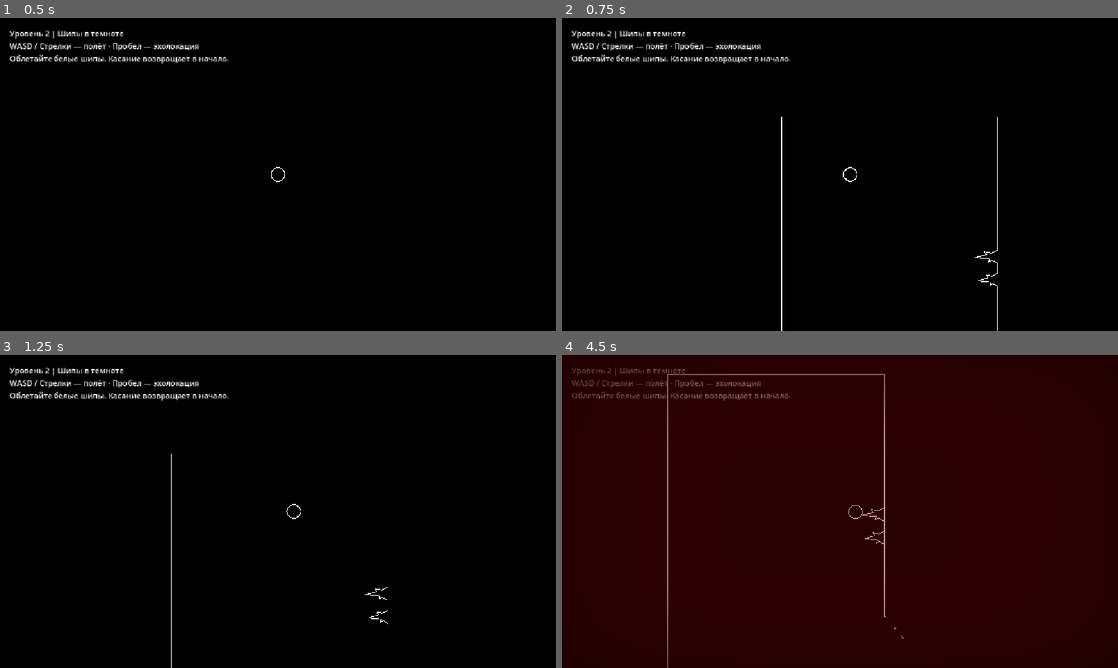
Above: before the commit, frames 1-4 (two rows, left to right).
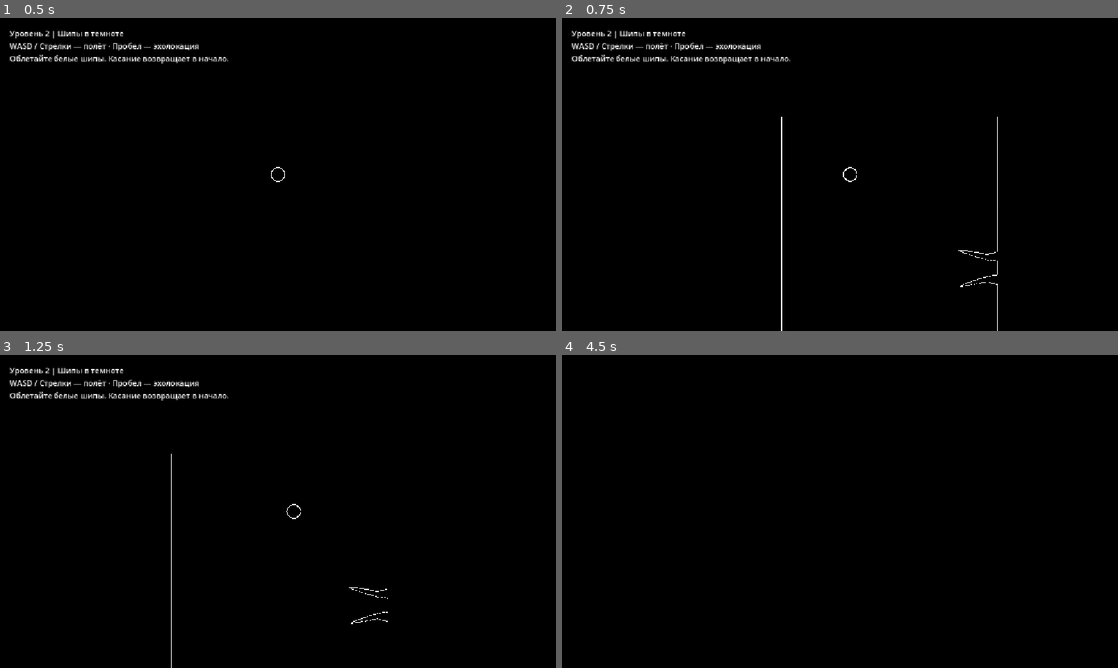
Above: after the commit, the same moments.

Repository: zhivushko/I-m_a_Bat
Game: Godot game, scene res://scenes/level/level_2.tscn
The game is run twice, just before and just after one commit, with the same random seed, the same clock (stepped at 60 frames per second) and the same inputs. This scene is started directly instead of the project's main scene.
Inputs:
- Up to frame 1 (0.5 s): no input
- Up to frame 2 (0.75 s): tap Enter (ui_accept) at 0.5 s; hold Right (ui_right) from 0.53 s (still down); hold Space from 0.53 s (still down)
- Up to frame 3 (1.25 s): keep holding Right (ui_right); keep holding Space; tap Enter (ui_accept) at 0.77, 1.07 s
- Up to frame 4 (4.5 s): release Right (ui_right) at 1.28 s; release Space at 1.28 s; hold Down (ui_down) 1.28-2.03 s; tap Space at 1.35, 2.85, 4.35 s; tap Enter (ui_accept) at 1.52, 1.82, 3.02, 3.32, 3.5, 3.77, 4.07, 4.25 s; hold Right (ui_right) 2.03-2.78 s; hold Space 2.03-2.78 s; hold Up (ui_up) 2.78-3.53 s; hold Space 3.53-4.28 s; hold Left (ui_left) from 3.53 s (still down)

Frame 1 is identical in both runs. In frame 2, 0.1% of the frame differs, in the area x 71-79%, y 74-86%; in frame 3, less than 0.1%; in frame 4, 100%, in the area x 0-100%, y 0-100%.

Commit message:
feat: reshape spikes as slender curved stalactites

Diff:
--- a/scenes/level/level_2.tscn
+++ b/scenes/level/level_2.tscn
@@ -41,21 +41,21 @@
 polygon_points = PackedVector2Array(-30, -400, 30, -400, 30, 400, -30, 400)
 
 [node name="UpperPartition" parent="Walls" instance=ExtResource("5_wall")]
-position = Vector2(545, 310)
-polygon_points = PackedVector2Array(-35, -250, 35, -250, 35, 250, -35, 250)
+position = Vector2(545, 285)
+polygon_points = PackedVector2Array(-35, -225, 35, -225, 35, 225, -35, 225)
 
 [node name="LowerPartition" parent="Walls" instance=ExtResource("5_wall")]
-position = Vector2(905, 500)
-polygon_points = PackedVector2Array(-35, -240, 35, -240, 35, 240, -35, 240)
+position = Vector2(905, 530)
+polygon_points = PackedVector2Array(-35, -210, 35, -210, 35, 210, -35, 210)
 
 [node name="FirstPassageCeilingSpike" parent="Walls" instance=ExtResource("6_spike")]
-position = Vector2(545, 560)
+position = Vector2(545, 510)
 rotation = 3.1415927
-scale = Vector2(1.458333, 1)
+scale = Vector2(1.1, 1)
 
 [node name="FirstPassageFloorSpike1" parent="Walls" instance=ExtResource("6_spike")]
 position = Vector2(497, 740)
-scale = Vector2(1, 0.85)
+scale = Vector2(-1, 0.82)
 
 [node name="FirstPassageFloorSpike2" parent="Walls" instance=ExtResource("6_spike")]
 position = Vector2(545, 740)
@@ -67,20 +67,21 @@
 [node name="ApproachSpike1" parent="Walls" instance=ExtResource("6_spike")]
 position = Vector2(510, 350)
 rotation = -1.5707963
+scale = Vector2(1, 0.9)
 
 [node name="ApproachSpike2" parent="Walls" instance=ExtResource("6_spike")]
 position = Vector2(510, 398)
 rotation = -1.5707963
-scale = Vector2(1, 0.85)
+scale = Vector2(-1, 0.85)
 
 [node name="SecondPassageFloorSpike" parent="Walls" instance=ExtResource("6_spike")]
-position = Vector2(905, 260)
-scale = Vector2(1.458333, 1)
+position = Vector2(905, 320)
+scale = Vector2(-1.1, 1)
 
 [node name="SecondPassageCeilingSpike1" parent="Walls" instance=ExtResource("6_spike")]
 position = Vector2(857, 60)
 rotation = 3.1415927
-scale = Vector2(1, 0.9)
+scale = Vector2(-1, 0.9)
 
 [node name="SecondPassageCeilingSpike2" parent="Walls" instance=ExtResource("6_spike")]
 position = Vector2(905, 60)
@@ -89,7 +90,7 @@
 [node name="SecondPassageCeilingSpike3" parent="Walls" instance=ExtResource("6_spike")]
 position = Vector2(953, 60)
 rotation = 3.1415927
-scale = Vector2(1, 0.8)
+scale = Vector2(-1, 0.8)
 
 [node name="DescentSpike1" parent="Walls" instance=ExtResource("6_spike")]
 position = Vector2(940, 422)
@@ -98,7 +99,7 @@
 [node name="DescentSpike2" parent="Walls" instance=ExtResource("6_spike")]
 position = Vector2(940, 470)
 rotation = 1.5707963
-scale = Vector2(1, 0.9)
+scale = Vector2(-1, 0.9)
 
 [node name="Player" parent="." unique_id=237330710 instance=ExtResource("2_player")]
 position = Vector2(160, 180)
--- a/scenes/world/Spike.tscn
+++ b/scenes/world/Spike.tscn
@@ -5,7 +5,7 @@
 
 [node name="Spike" instance=ExtResource("1_wall")]
 script = ExtResource("2_spike")
-polygon_points = PackedVector2Array(-14, 0, -8, -13, -12, -20, -5, -17, -2, -48, 4, -24, 10, -28, 7, -14, 14, 0)
+polygon_points = PackedVector2Array(-10, 0, -8, -7, -9, -12, -7, -19, -8, -24, -5, -31, -4, -38, -2, -42, -2, -48, 1, -54, 2, -61, 5, -67, 6, -74, 9, -82, 14, -92, 12, -78, 12, -70, 10, -65, 11, -59, 8, -53, 9, -47, 6, -40, 6, -33, 4, -27, 5, -22, 7, -16, 7, -10, 9, -5, 10, 0)
 
 [node name="DamageArea" type="Area2D" parent="."]
 collision_layer = 0
@@ -13,4 +13,4 @@
 monitorable = false
 
 [node name="CollisionPolygon2D" type="CollisionPolygon2D" parent="DamageArea"]
-polygon = PackedVector2Array(-18, 4, -2, -52, 18, 4)
+polygon = PackedVector2Array(-14, 4, 14, -96, 14, 4)
--- a/scenes/world/spike.gd
+++ b/scenes/world/spike.gd
@@ -20,7 +20,7 @@
 	if light_occluder:
 		light_occluder.visible = false
 	if line_2d:
-		line_2d.width = 1.8
+		line_2d.width = 1.4
 		line_2d.joint_mode = Line2D.LINE_JOINT_SHARP
 	if damage_polygon and polygon_points.size() >= 3:
 		# Detect contact just before the solid surface stops the player.
